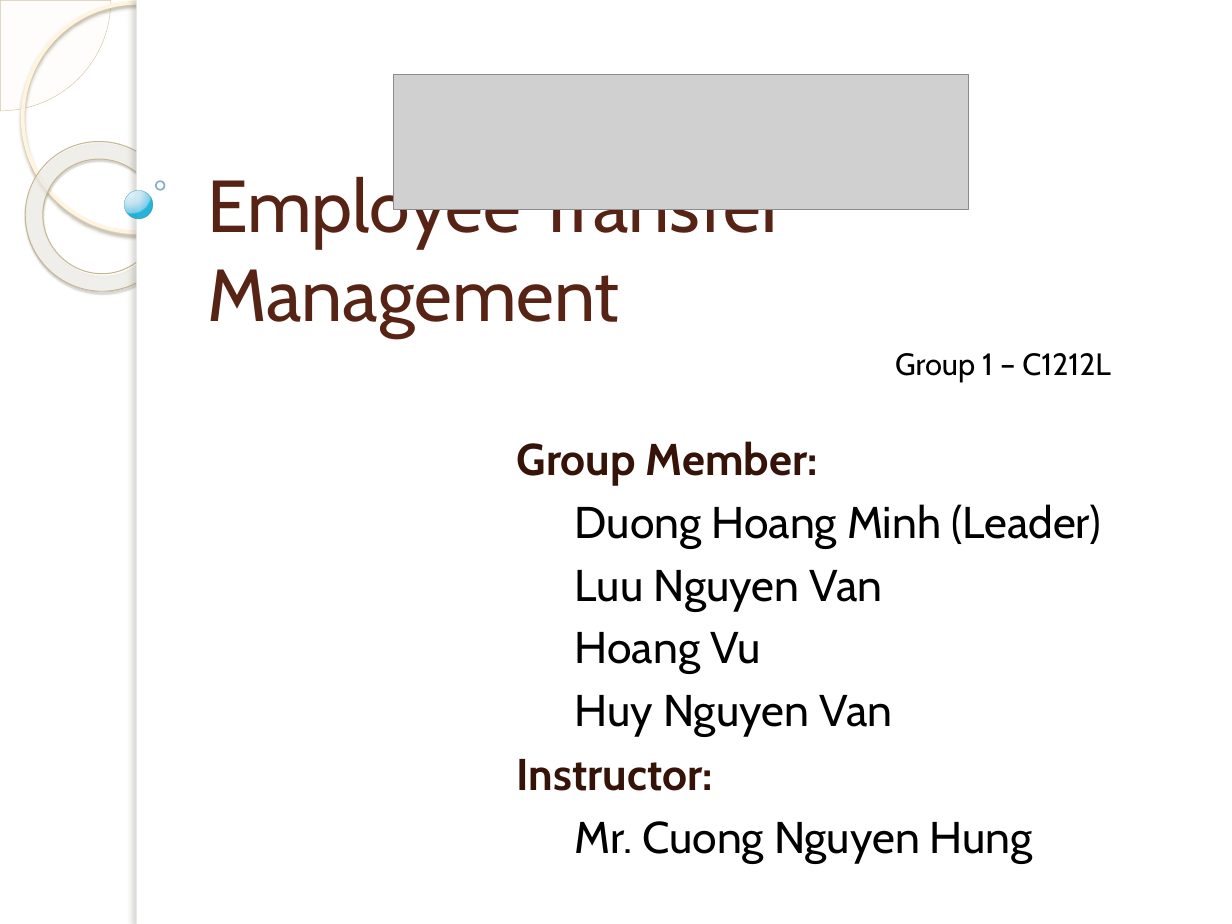
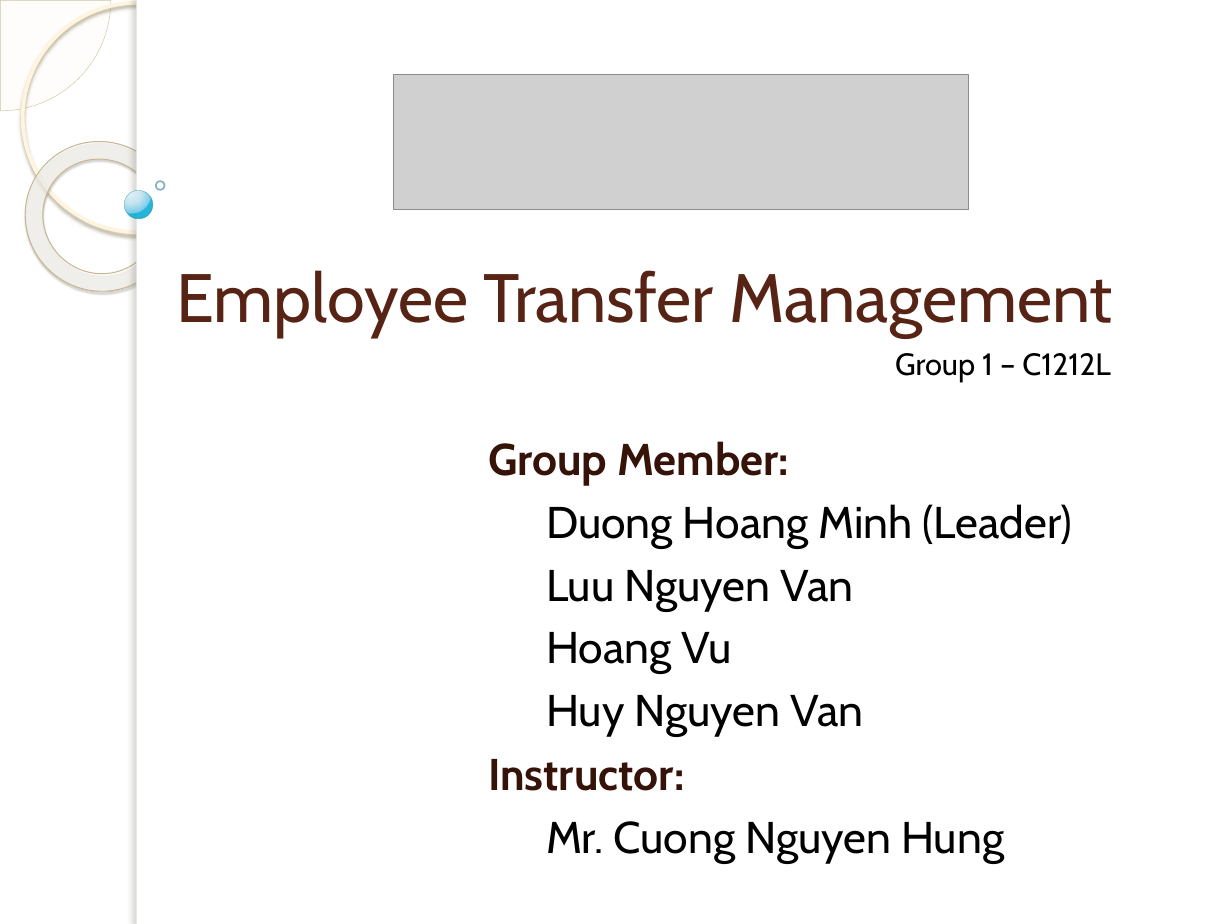
Before and after one commit to duonghm56/Project-sem-2, a slide deck: slide 1 of Employee Transfer Management.pptx. Drawn at 1232x924 pixels with LibreOffice and Linux fonts; fonts in the diff are those of the drawing; grey boxes stand for pictures; background and template pictures are left out. Boxes give left, top, right and bottom in pixels: in the first picture for what was removed or moved away, otherwise in the second. Text is boxed around its words. In the diff, an @@ line names an element or a change of style, - is before the commit and + after.

```diff
--- a/Employee Transfer Management.pptx
+++ b/Employee Transfer Management.pptx
@@ title "Employee Transfer Management": place and size @@
-title "Employee Transfer Management" at (207,170,785,337)
+title "Employee Transfer Management" at (176,270,1113,337)
@@ title "Employee Transfer Management" at (176,270,1113,337): size 43 to 40 pt @@
@@ subtitle "Group Member:": place and size @@
-subtitle "Group Member:" at (517,441,1100,863)
+subtitle "Group Member:" at (488,441,1072,863)
```
Also in this commit, not shown: 2 other slides changed, 1 slide added, 7 other files.
